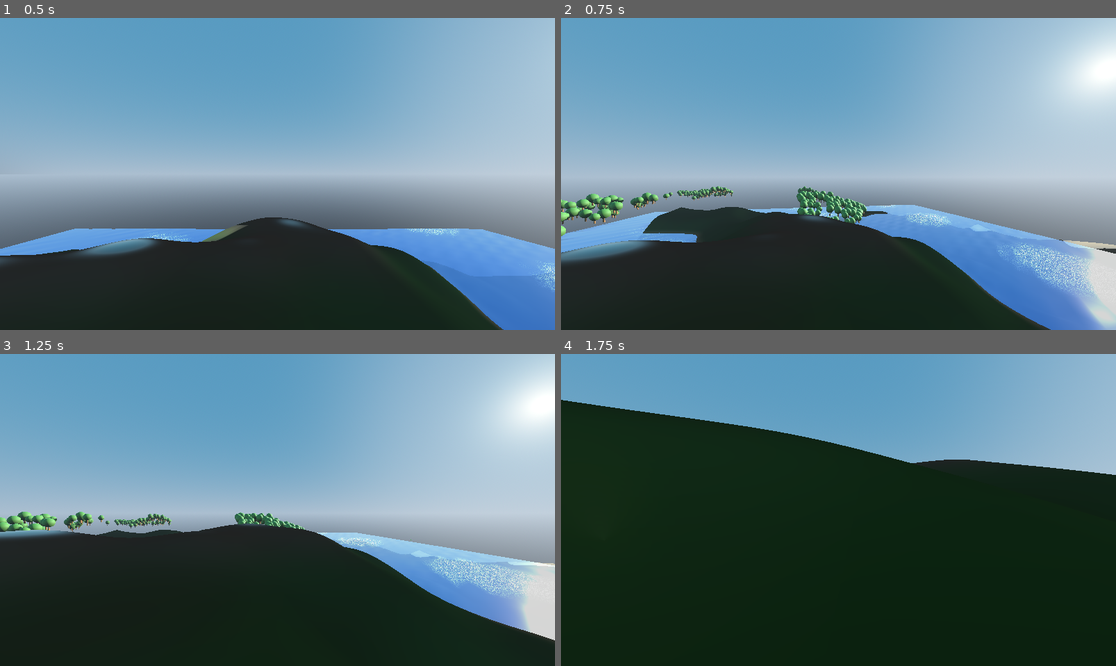
Above: before the commit, frames 1-4 (two rows, left to right).
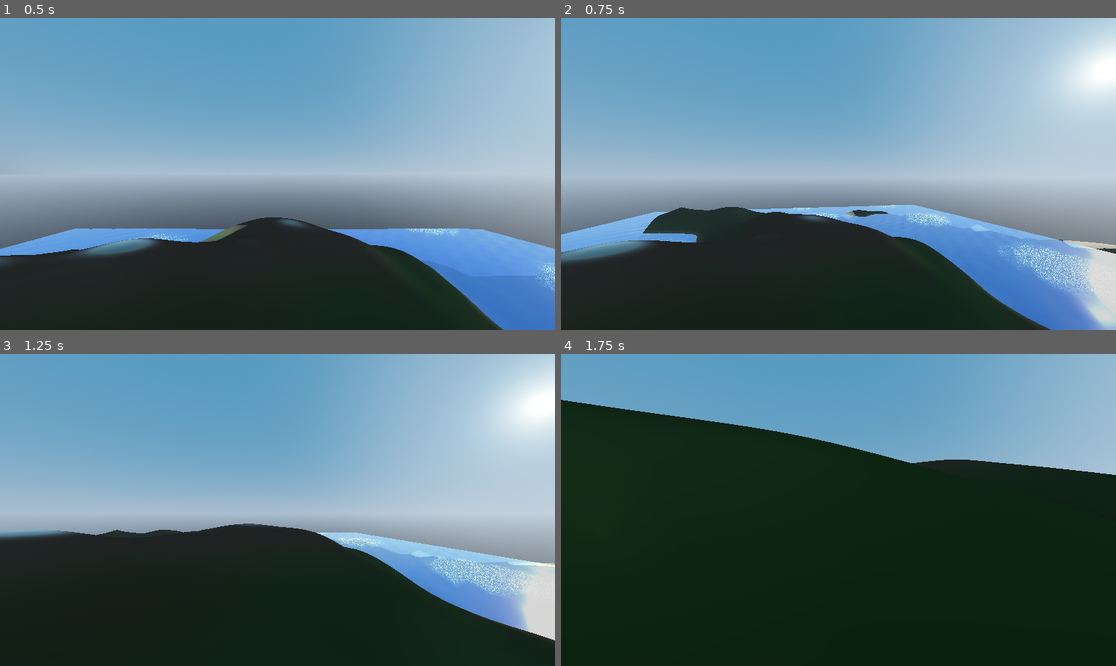
Above: after the commit, the same moments.

Repository: nialljmiller/WonkyLands
Game: Godot game, scene res://terrain_generator.tscn
Same seed, same stepped clock (60 frames per second), same inputs: the game is played once before the commit and once after it.
Inputs (mouse positions are in pixels of both pictures, inside the frame that each line leads up to):
- Up to frame 1 (0.5 s): no input
- Up to frame 2 (0.75 s): tap Enter (ui_accept) at 0.5 s; move the mouse to (866, 174) at 0.52 s; hold Up (ui_up) from 0.53 s (still down)
- Up to frame 3 (1.25 s): keep holding Up (ui_up); tap Enter (ui_accept) at 0.77 s
- Up to frame 4 (1.75 s): keep holding Up (ui_up); move the mouse to (810, 510) at 1.27 s; tap Enter (ui_accept) at 1.52 s

Frame 1 is identical in both runs. In frame 2, 1.9% of the frame differs, in the area x 0-56%, y 53-72%; in frame 3, 1.2%; in frame 4, nothing differs.
Error after the commit: Parse Error: Used space character for indentation instead of tab as used before in the file. (res://TreeSystem.gd:449)

Commit message:
Fix tree placement relative to terrain chunks

Diff:
--- a/TreeSystem.gd
+++ b/TreeSystem.gd
@@ -449,13 +449,18 @@
 			continue
 
 		# All checks passed, place a tree
-		var pos = Vector3(world_x, terrain_height, world_z)
-		placed_positions.append(pos)
-		tree_positions[chunk_pos].append(pos)
-
-		# Create the tree with a specific type from valid types
-		var selected_tree_type = valid_tree_types[randi() % valid_tree_types.size()]
-		create_tree_at_position(pos, selected_tree_type, chunk_node)
+                var world_pos = Vector3(world_x, terrain_height, world_z)
+                var local_pos = Vector3(
+                        local_x,
+                        terrain_height - chunk_node.position.y + 0.01,
+                        local_z
+                )
+                placed_positions.append(world_pos)
+                tree_positions[chunk_pos].append(local_pos)
+
+                # Create the tree with a specific type from valid types
+                var selected_tree_type = valid_tree_types[randi() % valid_tree_types.size()]
+                create_tree_at_position(world_pos, selected_tree_type, chunk_node)
 
 	# Debug output
 	if placed_positions.size() > 0:
@@ -501,36 +506,39 @@
 
 
 
-func create_tree_at_position(position: Vector3, tree_type: String, parent_node: Node3D):
-	if not tree_type in tree_prefabs:
-		push_error("Tree type '", tree_type, "' not found!")
-		return
-
-	# Instance the tree prefab
-	var tree_node = tree_prefabs[tree_type].duplicate()
-
-	# Apply random variations
-	var scale_factor = 1.0 + randf_range(-tree_scale_variation, tree_scale_variation)
-	tree_node.scale = Vector3(scale_factor, scale_factor, scale_factor)
-
-	# Apply random rotation around Y axis
-	tree_node.rotation_degrees.y = randf_range(0, tree_rotation_variation)
-
-	# In TreeSystem.gd - create_tree_at_position function
-	# Replace the current position setting with:
-	var terrain_height = calculate_terrain_height(position.x, position.z)
-
-	# Remove or reduce the terrain_interaction_margin
-	# Set to 0 or a very small value like 0.01
-	position.y = terrain_height + 0.01  # Just enough to avoid z-fighting
-	# Apply the corrected position
-	tree_node.position = position
-
-	# Add to parent
-	parent_node.add_child(tree_node)
-	active_trees.append(tree_node)
-
-	return tree_node
+func create_tree_at_position(world_position: Vector3, tree_type: String, parent_node: Node3D):
+        if not tree_type in tree_prefabs:
+                push_error("Tree type '", tree_type, "' not found!")
+                return
+
+        # Instance the tree prefab
+        var tree_node = tree_prefabs[tree_type].duplicate()
+
+        # Apply random variations
+        var scale_factor = 1.0 + randf_range(-tree_scale_variation, tree_scale_variation)
+        tree_node.scale = Vector3(scale_factor, scale_factor, scale_factor)
+
+        # Apply random rotation around Y axis
+        tree_node.rotation_degrees.y = randf_range(0, tree_rotation_variation)
+
+        # Determine the precise ground height using world coordinates
+        var terrain_height = calculate_terrain_height(world_position.x, world_position.z)
+
+        # Convert to the chunk's local space so trees align with the mesh
+        var chunk_origin = parent_node.position
+        var local_position = Vector3(
+                world_position.x - chunk_origin.x,
+                terrain_height - chunk_origin.y + 0.01,
+                world_position.z - chunk_origin.z
+        )
+
+        tree_node.position = local_position
+
+        # Add to parent
+        parent_node.add_child(tree_node)
+        active_trees.append(tree_node)
+
+        return tree_node
 
 # Update tree chunks when terrain chunks change
 func update_tree_chunks(player_pos: Vector3, view_distance: int, chunk_size: int):
